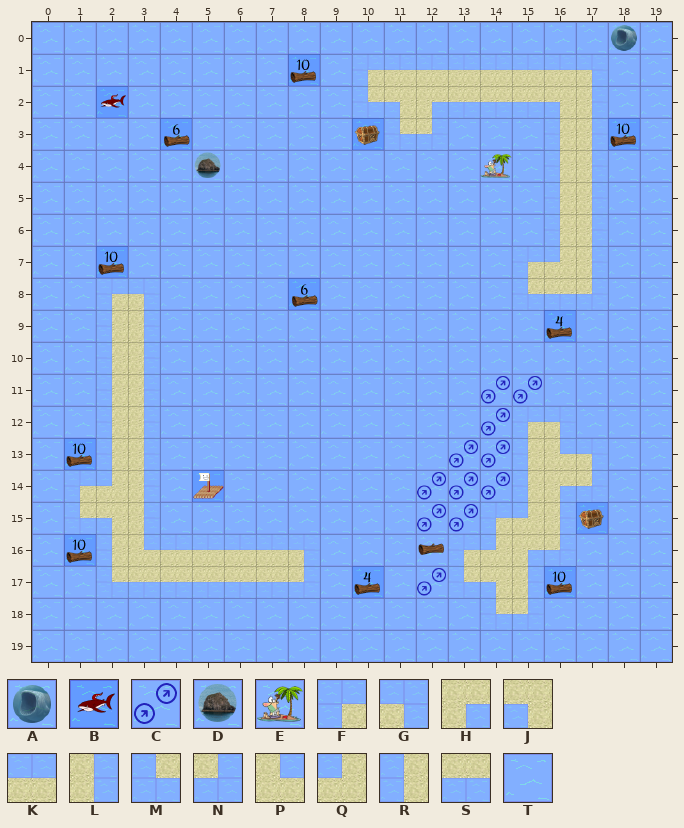
Tiled map (JSON) -- TechnicalPrototype/core/assets/levels/level4.json. That is the earlier state.
Cells are 50x50 px. Shown: x 0..19, y 0..19.
Key: from "updatedTiledSet": A 1 "Siren", B 2 "Enemy", C 3, D 7, E 9, F 28, G 29, H 30, J 31, K 32, L 33, M 35, N 36, P 37, Q 38, R 39, S 40, T 41.
_ is an empty cell, # one hidden under a higher layer.
Objects are placed by their top-left corner, in cells (3,4 is the top-left corner of cell 3,4); size is 1x1 cell unless given.
Layer "Land" before, first column x 0:
 0 TTTTTTTTTTTTTTTTTT#T
 1 TTTTTTTT#TFKKKKKKGTT
 2 TT#TTTTTTTMJHSSSJLTT
 3 TTTT#TTTTT#MNTTTRL#T
 4 TTTTT#TTTTTTTT#TRLTT
 5 TTTTTTTTTTTTTTTTRLTT
 6 TTTTTTTTTTTTTTTTRLTT
 7 TT#TTTTTTTTTTTTFQLTT
 8 TTFGTTTT#TTTTTTMSNTT
 9 TTRLTTTTTTTTTTTT#TTT
10 TTRLTTTTTTTTTTTTTTTT
11 TTRLTTTTTTTTTT##TTTT
12 TTRLTTTTTTTTTT#FGTTT
13 T#RLTTTTTTTTT##RPGTT
14 TFQLT#TTTTTT###RHNTT
15 TMJLTTTTTTTT##FQL#TT
16 T#RPKKKKGTTT#FQHNTTT
17 TTMSSSSSNT#T#MJL#TTT
18 TTTTTTTTTTTTTTMNTTTT
19 TTTTTTTTTTTTTTTTTTTT
Layer "Environment" before, first column x 0:
 0 ____________________
 1 ____________________
 2 ____________________
 3 ____________________
 4 _____D________E_____
 5 ____________________
 6 ____________________
 7 ____________________
 8 ____________________
 9 ____________________
10 ____________________
11 ______________CC____
12 ______________C_____
13 _____________CC_____
14 ____________CCC_____
15 ____________CC______
16 ____________#_______
17 ____________C_______
18 ____________________
19 ____________________
The result:
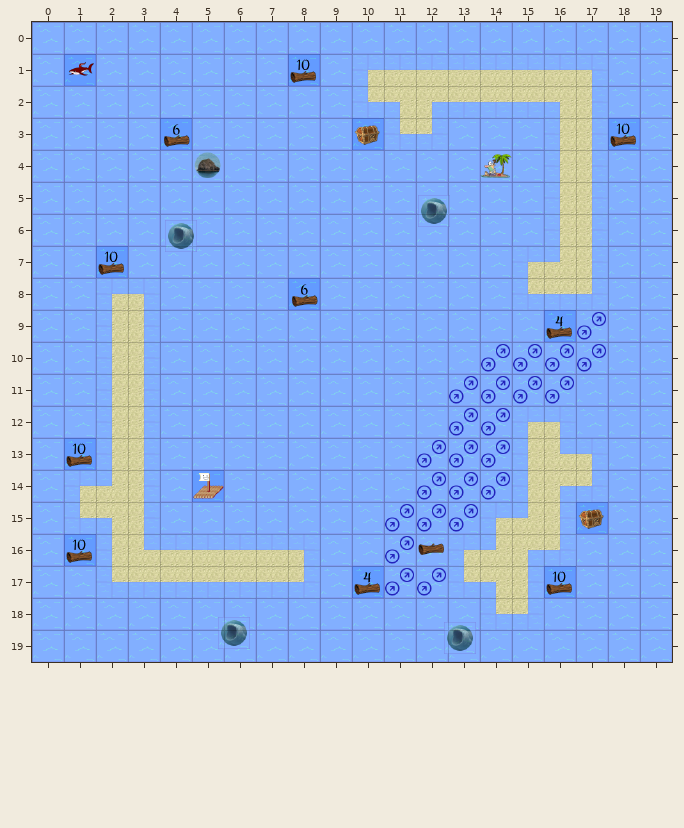
The exact change:
Layer "Land" (removed):
y 1: x 1 T -> _
y 9: x 17 T -> _
y 10: x 14..17 TTTT -> ____
y 11: x 13 T -> _; x 16 T -> _
y 12: x 13 T -> _
y 13: x 12 T -> _
y 15..17: x 11 T -> _
Layer "Environment":
y 0: x 18 _ -> T
y 2: x 2 _ -> T
y 9: x 17 _ -> C
y 10: x 14..17 ____ -> CCCC
y 11: x 13 _ -> C; x 16 _ -> C
y 12: x 13 _ -> C
y 13: x 12 _ -> C
y 15..17: x 11 _ -> C
Layer "Collectable":
y 1: x 1 _ -> B
Layer "Enemy" (removed):
y 0: x 18 A -> _
y 2: x 2 B -> _
Layer "Siren":
added: A "Siren" at 12.1,5.4
added: A "Siren" at 4.2,6.2
added: A "Siren" at 5.8,18.6
added: A "Siren" at 12.9,18.7
